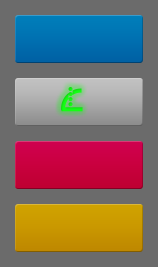
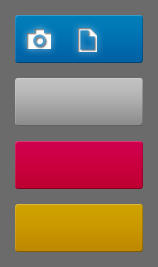
Layers edited between the first and the second 158 × 267 image:
hid group "Green Icons" (10 layers) over [61, 87, 88, 117]
hid "ico_mirror_green" over [61, 87, 83, 112]
showed group "Various Icons" (4 layers) over [27, 28, 97, 110]
added layer "ico_export" in group "Various Icons" over [78, 28, 97, 52]
showed "ico_acqui" over [27, 29, 51, 49]
